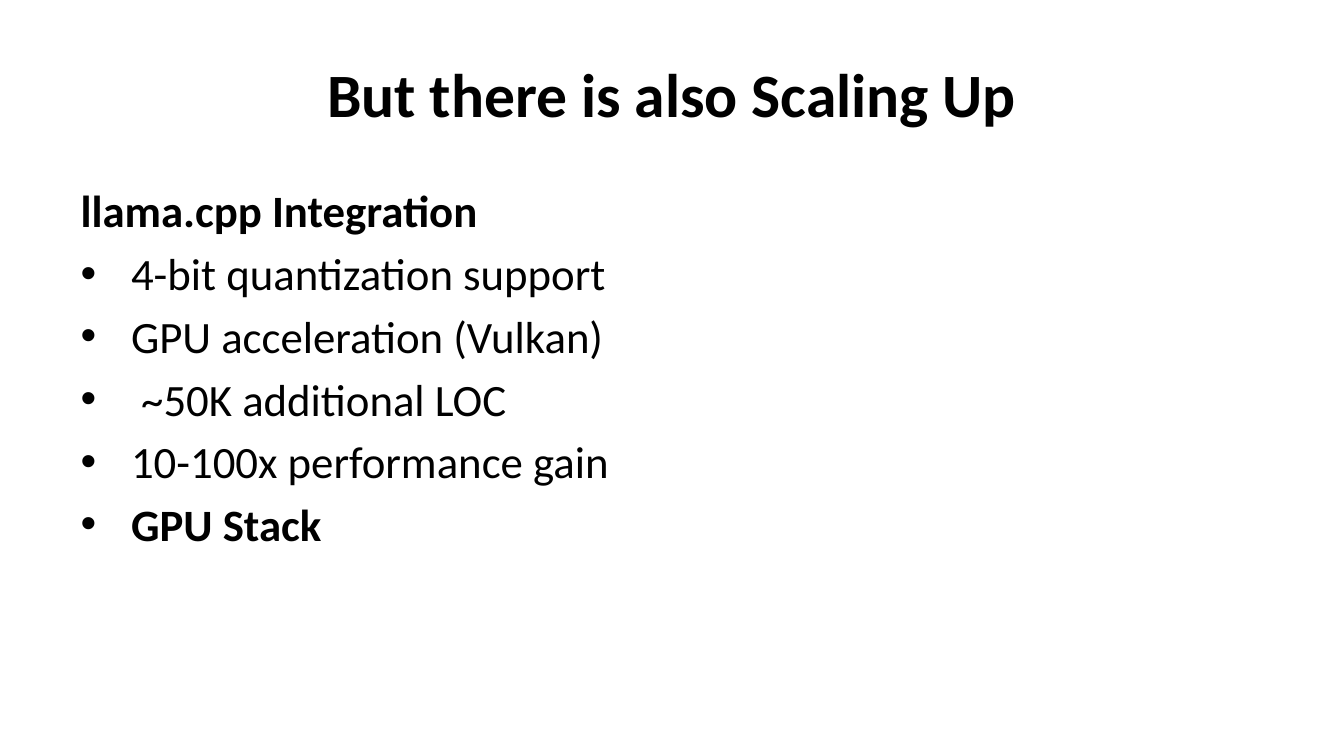
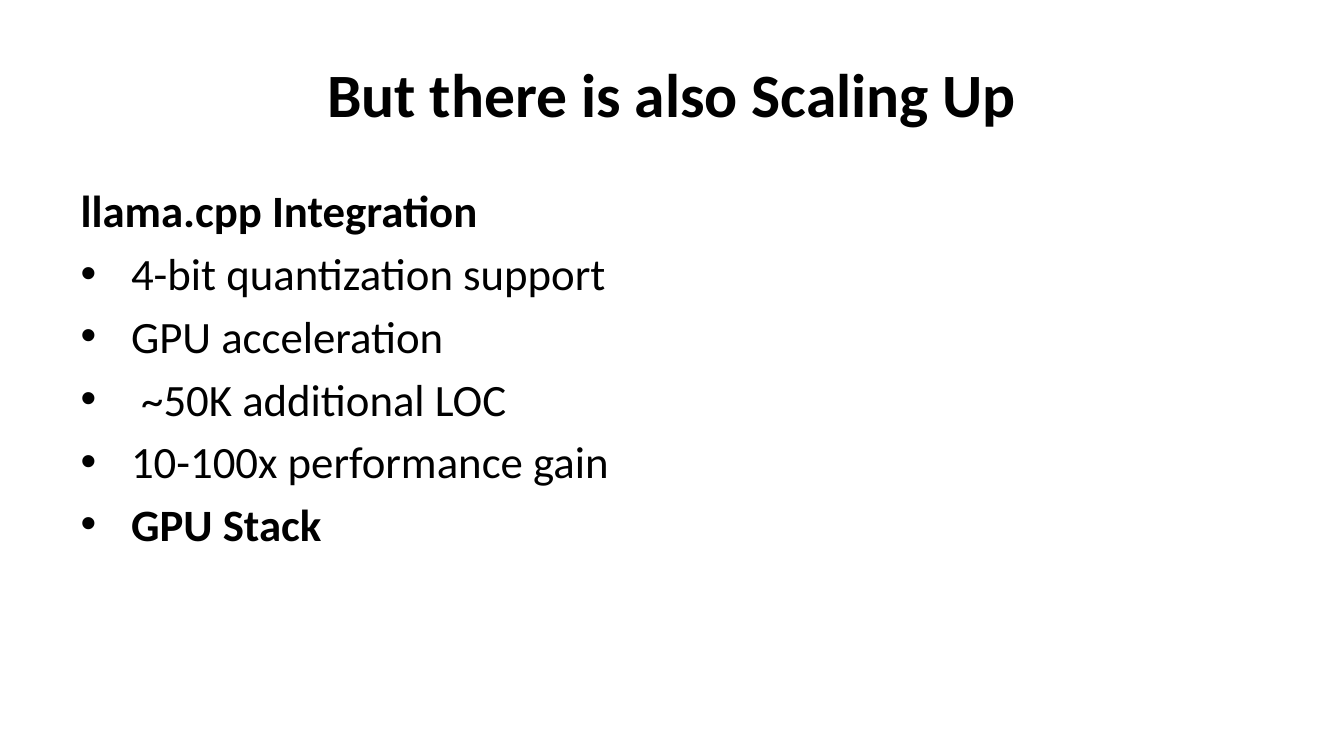
Before and after one commit to luiscosio/muInference, a slide deck: slide 16 of documentation/muinferece-slides.pptx (slide 15 before the commit). Drawn at 1344x756 pixels with LibreOffice and Linux fonts; fonts in the diff are those of the drawing. Boxes give left, top, right and bottom in pixels: in the first picture for what was removed or moved away, otherwise in the second. Text is boxed around its words. In the diff, an @@ line names an element or a change of style, - is before the commit and + after.

```diff
--- a/documentation/muinferece-slides.pptx
+++ b/documentation/muinferece-slides.pptx
@@ text at bbox=[131, 322, 443, 354]: text changed @@
-• GPU acceleration (Vulkan)
+• GPU acceleration
```
Also in this commit, not shown: 10 other slides changed, 1 slide added, 3 other files.
